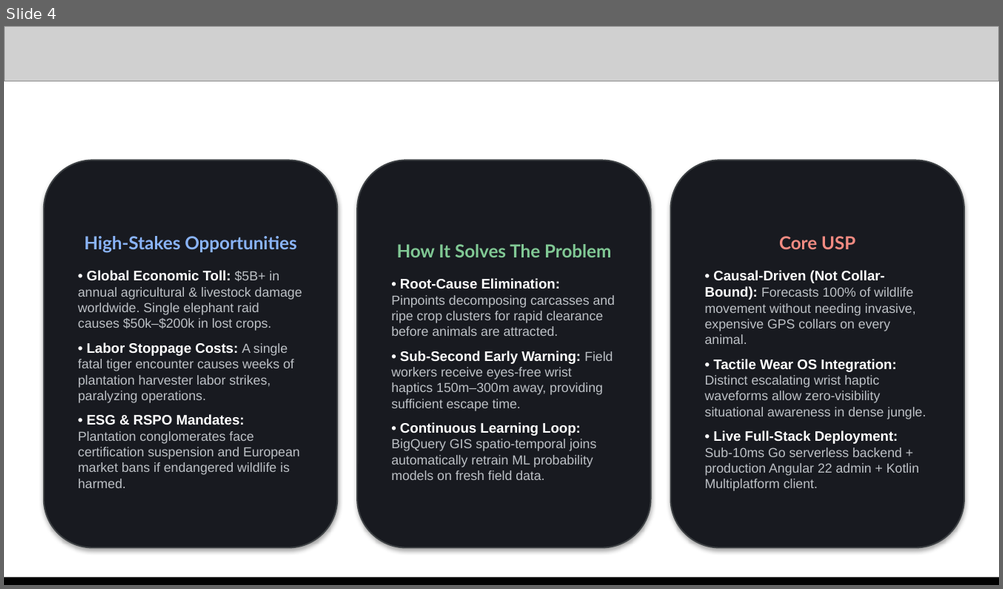
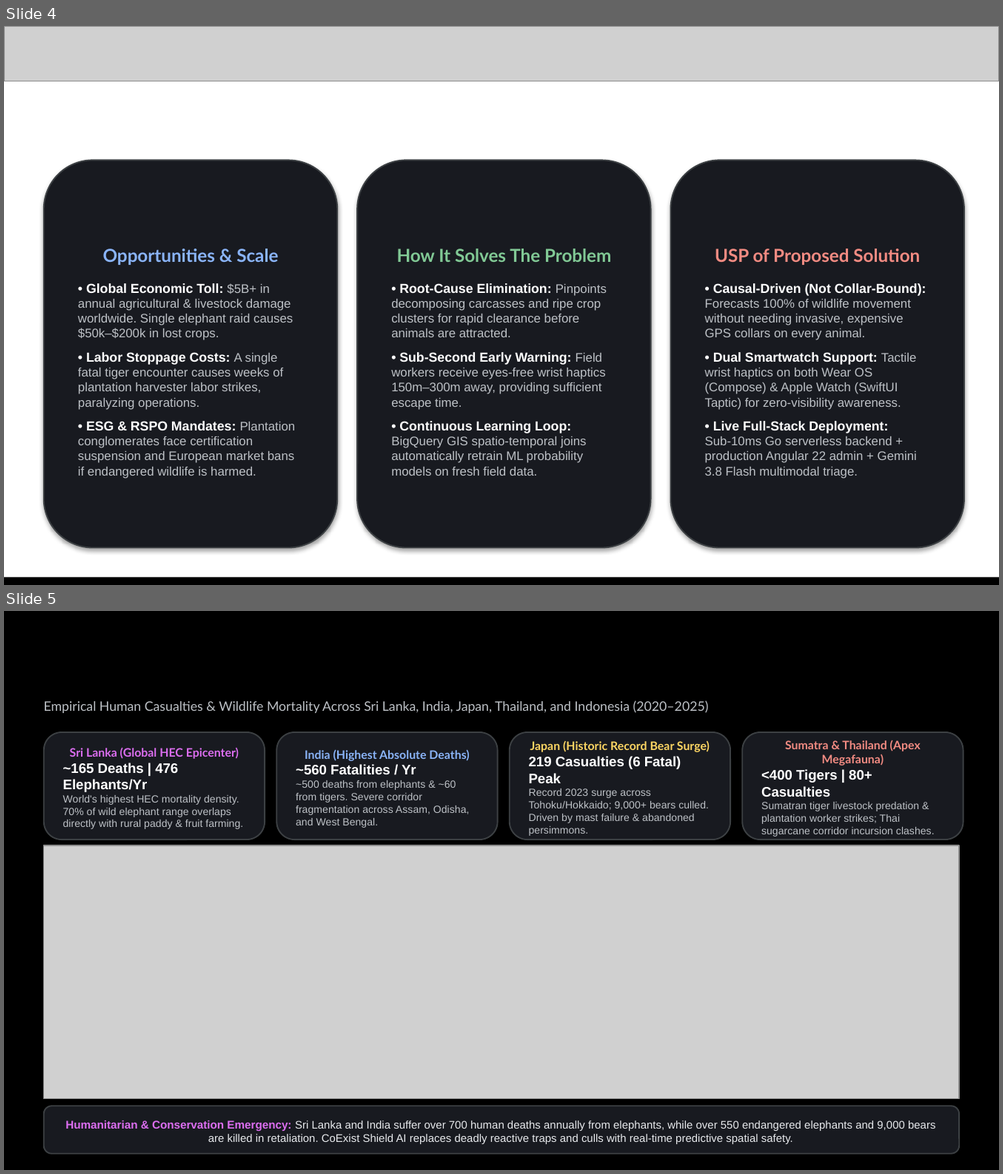
Before and after one commit to CoExistShieldAI/CoExistShieldAI, a slide deck: CoExistShieldAI_AIBuildersCup2026_PitchDeck.pptx. Shown one above the other, each under a label of ours: slide 4 before the commit, slides 4 and 5 after it. The pictures are 1003x589 and 1003x1174 pixels, drawn with LibreOffice and Linux fonts; fonts in the diff are those of the drawing; grey boxes stand for pictures. Boxes give left, top, right and bottom in pixels: in the first picture for what was removed or moved away, otherwise in the second. Text is boxed around its words. In the diff, an @@ line names an element or a change of style, - is before the commit and + after.

Commit message:
feat(regions): expand JAPAC conflict coverage to Sri Lanka and multi-species wildlife

```diff
--- a/CoExistShieldAI_AIBuildersCup2026_PitchDeck.pptx
+++ b/CoExistShieldAI_AIBuildersCup2026_PitchDeck.pptx
@@ slide 5 added at (x1=4, y1=611, x2=999, y2=1170), background #000000 @@
@@ text added at (x1=44, y1=701, x2=708, y2=713), 9.5 pt, text #BDC1C6 @@
+Empirical Human Casualties & Wildlife Mortality Across Sri Lanka, India, Japan, Thailand, and Indonesia (2020–2025)
@@ rounded rectangle added at (x1=44, y1=732, x2=264, y2=840), fill #181A20, outline #3C4043 1 pt, 7.5 pt, text #BDC1C6 @@
+Sri Lanka (Global HEC Epicenter)
+~165 Deaths | 476 Elephants/Yr
+World's highest HEC mortality density. 70% of wild elephant range overlaps directly with rural paddy & fruit farming.
@@ rounded rectangle added at (x1=276, y1=732, x2=498, y2=840), fill #181A20, outline #3C4043 1 pt, 7.5 pt, text #BDC1C6 @@
+India (Highest Absolute Deaths)
+~560 Fatalities / Yr
+~500 deaths from elephants & ~60 from tigers. Severe corridor fragmentation across Assam, Odisha, and West Bengal.
@@ rounded rectangle added at (x1=509, y1=732, x2=730, y2=840), fill #181A20, outline #3C4043 1 pt, 7.5 pt, text #BDC1C6 @@
+Japan (Historic Record Bear Surge)
+219 Casualties (6 Fatal) Peak
+Record 2023 surge across Tohoku/Hokkaido; 9,000+ bears culled. Driven by mast failure & abandoned persimmons.
@@ rounded rectangle added at (x1=742, y1=732, x2=963, y2=840), fill #181A20, outline #3C4043 1 pt, 7.5 pt, text #BDC1C6 @@
+Sumatra & Thailand (Apex Megafauna)
+<400 Tigers | 80+ Casualties
+Sumatran tiger livestock predation & plantation worker strikes; Thai sugarcane corridor incursion clashes.
@@ picture added at (x1=44, y1=846, x2=959, y2=1099) @@
@@ rounded rectangle added at (x1=44, y1=1106, x2=959, y2=1154), fill #181A20, outline #3C4043 1 pt, 8 pt, text #E8EAED @@
+Humanitarian & Conservation Emergency: Sri Lanka and India suffer over 700 human deaths annually from elephants, while over 550 endangered elephants and 9,000 bears are killed in retaliation. CoExist Shield AI replaces deadly reactive traps and culls with real-time predictive spatial safety.
@@ slide 4 changed as well @@
@@ text in rounded rectangle at (x1=103, y1=249, x2=278, y2=265): text changed @@
-High-Stakes Opportunities
+Opportunities & Scale
@@ text in rounded rectangle at (x1=714, y1=249, x2=919, y2=265): text changed @@
-Core USP
+USP of Proposed Solution
@@ text in rounded rectangle at (x1=78, y1=284, x2=296, y2=479): size 10 to 9.5 pt in "• Global Economic Toll:", "• Labor Stoppage Costs:", "• ESG & RSPO Mandates:"; size 9.5 to 9 pt in "$5B+ in annual agricultural & livestock damage ...", "A single fatal tiger encounter causes weeks ...", "Plantation conglomerates face certification suspension and E ..." @@
@@ text in rounded rectangle at (x1=391, y1=284, x2=606, y2=476): size 10 to 9.5 pt in "• Root-Cause Elimination:", "• Sub-Second Early Warning:", "• Continuous Learning Loop:"; size 9.5 to 9 pt in "Pinpoints decomposing carcasses and ripe crop clusters ...", "Field workers receive eyes-free wrist haptics 150m–300m ...", "BigQuery GIS spatio-temporal joins automatically retrain ML ..." @@
@@ text in rounded rectangle at (x1=705, y1=284, x2=926, y2=340): size 10 to 9.5 pt in "• Causal-Driven (Not Collar-Bound):"; size 9.5 to 9 pt in "Forecasts 100% of wildlife movement without needing ..." @@
@@ text in rounded rectangle at (x1=705, y1=352, x2=916, y2=479): text changed; size 9.5 to 9 pt @@
-• Tactile Wear OS Integration: Distinct escalating wrist haptic waveforms allow zero-visibility situational awareness in dense jungle.
-• Live Full-Stack Deployment: Sub-10ms Go serverless backend + production Angular 22 admin + Kotlin Multiplatform client.
+• Dual Smartwatch Support: Tactile wrist haptics on both Wear OS (Compose) & Apple Watch (SwiftUI Taptic) for zero-visibility awareness.
+• Live Full-Stack Deployment: Sub-10ms Go serverless backend + production Angular 22 admin + Gemini 3.8 Flash multimodal triage.
```
Also in this commit, not shown: 11 other slides changed, 4 other slides added, 3 slides removed, 12 other files.
